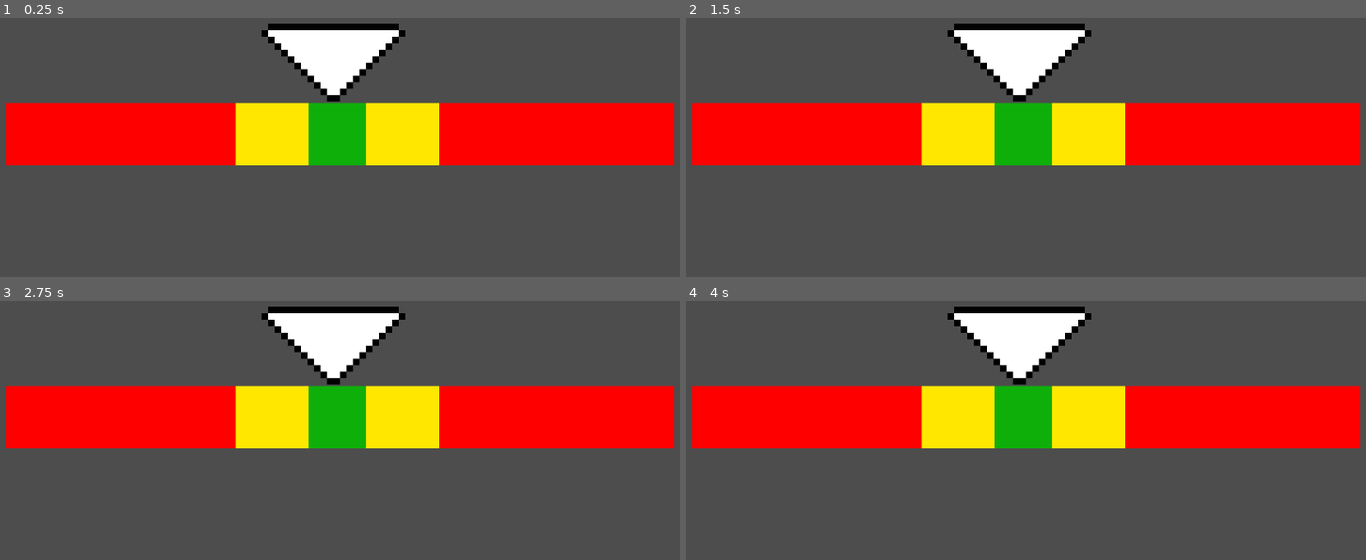
Above: before the commit, frames 1-4 (two rows, left to right).
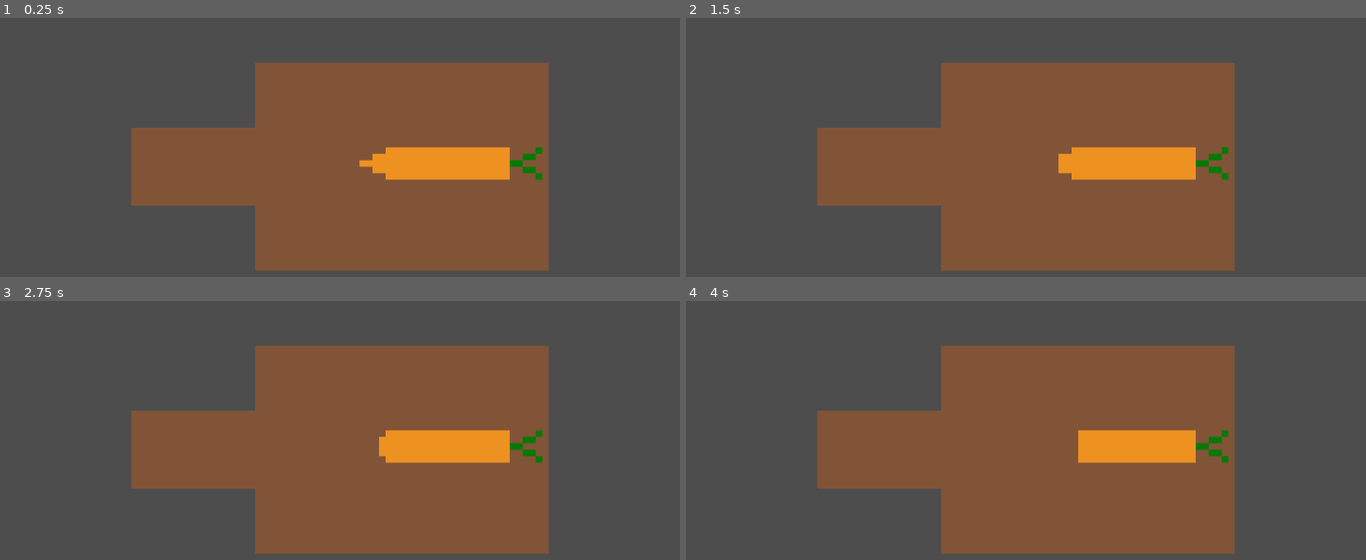
Above: after the commit, the same moments.

Repository: Dexter-Goater/gorefield
Game: Godot game, scene res://Scenes/Main.tscn
Same seed, same stepped clock (60 frames per second), same inputs: the game is played once before the commit and once after it.
Inputs (mouse positions are in pixels of both pictures, inside the frame that each line leads up to):
- Up to frame 1 (0.25 s): no input
- Up to frame 2 (1.5 s): tap Enter at 0.5 s; move the mouse to (1189, 144) at 0.52 s; click (1189, 144) at 0.6 s; tap Space at 1.25 s; move the mouse to (876, 188) at 1.27 s; click (876, 188) at 1.35 s
- Up to frame 3 (2.75 s): tap Enter at 2 s; move the mouse to (414, 357) at 2.02 s; click (414, 357) at 2.1 s
- Up to frame 4 (4 s): tap Space at 2.75 s; move the mouse to (985, 534) at 2.77 s; click (985, 534) at 2.85 s; tap Enter at 3.5 s; move the mouse to (1250, 513) at 3.52 s; click (1250, 513) at 3.6 s

The runs differ from the first frame. In frame 1, 53% of the frame differs, in the area x 0-100%, y 2-98%; in frame 2, 53%; in frame 3, 53%; in frame 4, 53%.

Commit message:
22/05
Worked on the second minigame

Diff:
--- a/Scenes/Main.tscn
+++ b/Scenes/Main.tscn
@@ -512,25 +512,39 @@
 }]
 
 [sub_resource type="RectangleShape2D" id="RectangleShape2D_4kpch"]
-size = Vector2(9.25, 10.000004)
+size = Vector2(3.1347966, 10.000004)
 
 [sub_resource type="RectangleShape2D" id="RectangleShape2D_grg3l"]
-size = Vector2(11, 9.999999)
+size = Vector2(6.930703, 9.999999)
 
 [sub_resource type="RectangleShape2D" id="RectangleShape2D_frkhe"]
-size = Vector2(10.9901, 9.999999)
+size = Vector2(7.9207945, 9.999999)
 
 [sub_resource type="RectangleShape2D" id="RectangleShape2D_1p5hy"]
-size = Vector2(17.500004, 12.612331)
+size = Vector2(15.090002, 12.612331)
 
 [sub_resource type="RectangleShape2D" id="RectangleShape2D_h1m7h"]
-size = Vector2(17.999998, 12.5)
+size = Vector2(16.099998, 12.5)
+
+[sub_resource type="RectangleShape2D" id="RectangleShape2D_vy5pj"]
+size = Vector2(5.3935757, 12.61233)
+
+[sub_resource type="RectangleShape2D" id="RectangleShape2D_erwvk"]
+size = Vector2(4.62963, 13.061649)
+
+[sub_resource type="Curve2D" id="Curve2D_vy5pj"]
+_data = {
+"points": PackedVector2Array(0, 0, 0, 0, -50, -13, 0, 0, 0, 0, 51, -13, 0, 0, 0, 0, -50, -13)
+}
+point_count = 3
+
+[sub_resource type="RectangleShape2D" id="RectangleShape2D_bmxlf"]
+size = Vector2(4, 20)
 
 [node name="Main" type="Node2D" unique_id=1107761980]
 script = ExtResource("1_v1gob")
 
 [node name="Minigame 1" type="Node2D" parent="." unique_id=102660986]
-visible = false
 script = ExtResource("1_kln2b")
 
 [node name="Sprite2D" type="Sprite2D" parent="Minigame 1" unique_id=323531969]
@@ -555,8 +569,8 @@
 scale = Vector2(1.2499999, 1.2499999)
 
 [node name="CollisionShape2D" type="CollisionShape2D" parent="Minigame 2/Bar/Green" unique_id=1764297339]
-position = Vector2(-0.4, -16)
-scale = Vector2(0.957, 0.957)
+position = Vector2(-0.49999997, -15.999996)
+scale = Vector2(0.9569999, 0.9569999)
 shape = SubResource("RectangleShape2D_4kpch")
 
 [node name="Yellow" type="Area2D" parent="Minigame 2/Bar" unique_id=959800643]
@@ -564,32 +578,57 @@
 scale = Vector2(1.2499999, 1.2499999)
 
 [node name="CollisionShape2D" type="CollisionShape2D" parent="Minigame 2/Bar/Yellow" unique_id=1876860374]
-position = Vector2(-10.42, -16)
-scale = Vector2(1.01, 0.957)
+position = Vector2(-6.0000005, -16)
+scale = Vector2(1.009999, 0.95699954)
 shape = SubResource("RectangleShape2D_grg3l")
 
 [node name="CollisionShape2D2" type="CollisionShape2D" parent="Minigame 2/Bar/Yellow" unique_id=813097584]
-position = Vector2(9.58, -16)
-scale = Vector2(1.0099999, 0.95699996)
+position = Vector2(4.9999995, -15.999996)
+scale = Vector2(1.0099996, 0.95699984)
 shape = SubResource("RectangleShape2D_frkhe")
 
 [node name="Red" type="Area2D" parent="Minigame 2/Bar" unique_id=57632672]
 
 [node name="CollisionShape2D" type="CollisionShape2D" parent="Minigame 2/Bar/Red" unique_id=172950298]
-position = Vector2(-42.1, 0)
-scale = Vector2(2.5, 0.957)
+position = Vector2(-45.112495, 0)
+scale = Vector2(2.4999998, 0.95699996)
 shape = SubResource("RectangleShape2D_1p5hy")
 
 [node name="CollisionShape2D2" type="CollisionShape2D" parent="Minigame 2/Bar/Red" unique_id=1700659531]
-position = Vector2(41.5, 0)
-scale = Vector2(2.4999998, 0.95699996)
+position = Vector2(43.87499, 0)
+scale = Vector2(2.4999995, 0.95699984)
 shape = SubResource("RectangleShape2D_h1m7h")
 
-[node name="Arrow" type="Sprite2D" parent="Minigame 2" unique_id=539250224]
-position = Vector2(-2, -17)
+[node name="Orange" type="Area2D" parent="Minigame 2/Bar" unique_id=1185848865]
+
+[node name="CollisionShape2D" type="CollisionShape2D" parent="Minigame 2/Bar/Orange" unique_id=1630594384]
+position = Vector2(-18.96867, 4.7683716e-07)
+scale = Vector2(2.6999998, 0.95699996)
+shape = SubResource("RectangleShape2D_vy5pj")
+
+[node name="CollisionShape2D2" type="CollisionShape2D" parent="Minigame 2/Bar/Orange" unique_id=1805970073]
+position = Vector2(17.499998, 9.536743e-07)
+scale = Vector2(2.6999993, 0.9569998)
+shape = SubResource("RectangleShape2D_erwvk")
+
+[node name="Path2D" type="Path2D" parent="Minigame 2" unique_id=1768610465]
+curve = SubResource("Curve2D_vy5pj")
+
+[node name="PathFollow2D" type="PathFollow2D" parent="Minigame 2/Path2D" unique_id=512632965]
+position = Vector2(-26.652105, -13)
+progress = 23.349976
+rotates = false
+
+[node name="Arrow" type="Sprite2D" parent="Minigame 2/Path2D/PathFollow2D" unique_id=539250224]
+position = Vector2(0, -1)
+scale = Vector2(0.5, 0.5)
 texture = ExtResource("9_bmxlf")
 
-[node name="Area2D" type="Area2D" parent="Minigame 2/Arrow" unique_id=1054064364]
+[node name="Arrow" type="Area2D" parent="Minigame 2/Path2D/PathFollow2D/Arrow" unique_id=1054064364]
+
+[node name="CollisionShape2D" type="CollisionShape2D" parent="Minigame 2/Path2D/PathFollow2D/Arrow/Arrow" unique_id=1946436939]
+position = Vector2(1, 18)
+shape = SubResource("RectangleShape2D_bmxlf")
 
 [node name="Camera2D" type="Camera2D" parent="." unique_id=1346206867]
 zoom = Vector2(10, 10)
--- a/Scripts/CookingMain.gd
+++ b/Scripts/CookingMain.gd
@@ -1,9 +1,11 @@
 extends Node2D
 @onready var current_minigame = 1
-
 # Called when the node enters the scene tree for the first time.
 func _ready() -> void:
-	pass
+	Globals.gorefield_appeasment = 5
+	for child in get_children():
+		if child.name.begins_with("Minigame"):
+			child.hide()
 
 
 # Called every frame. 'delta' is the elapsed time since the previous frame.
@@ -14,5 +16,7 @@
 				child.hide()
 
 		current_minigame += 1
-		print(Globals.minigame)
-		print(current_minigame)
+	if current_minigame == Globals.minigame:
+		for child in get_children():
+			if child.name.begins_with("Minigame") and child.name.ends_with(str(current_minigame)):
+				child.show()
--- a/Scripts/Globals.gd
+++ b/Scripts/Globals.gd
@@ -1,2 +1,3 @@
 extends Node
 var minigame = 1
+var gorefield_appeasment = 5
--- a/Scripts/Minigame 1.gd
+++ b/Scripts/Minigame 1.gd
@@ -11,3 +11,4 @@
 			$AnimatedSprite2D.play("Veg {veg}".format({'veg':veg}))
 	if veg >= 4 and Globals.minigame < 2:
 		Globals.minigame += 1
+		Globals.gorefield_appeasment = 5
--- a/Scripts/minigame_2.gd
+++ b/Scripts/minigame_2.gd
@@ -1,6 +1,6 @@
 extends Node2D
 
-
+var speed = 0.3
 # Called when the node enters the scene tree for the first time.
 func _ready() -> void:
 	pass # Replace with function body.
@@ -8,4 +8,4 @@
 
 # Called every frame. 'delta' is the elapsed time since the previous frame.
 func _process(delta: float) -> void:
-	pass
+	$Path2D/PathFollow2D.progress_ratio += delta * speed
Binary file changed: Art/2D/Minigame 2/Drop bar.png
